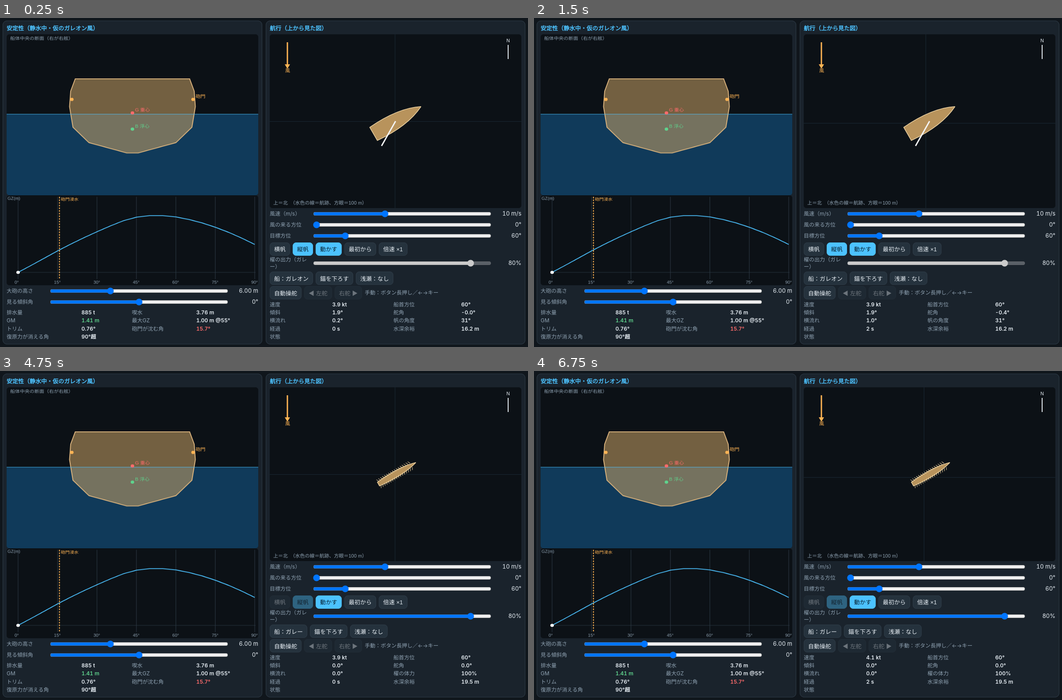
Above: before the commit, frames 1-4 (two rows, left to right).
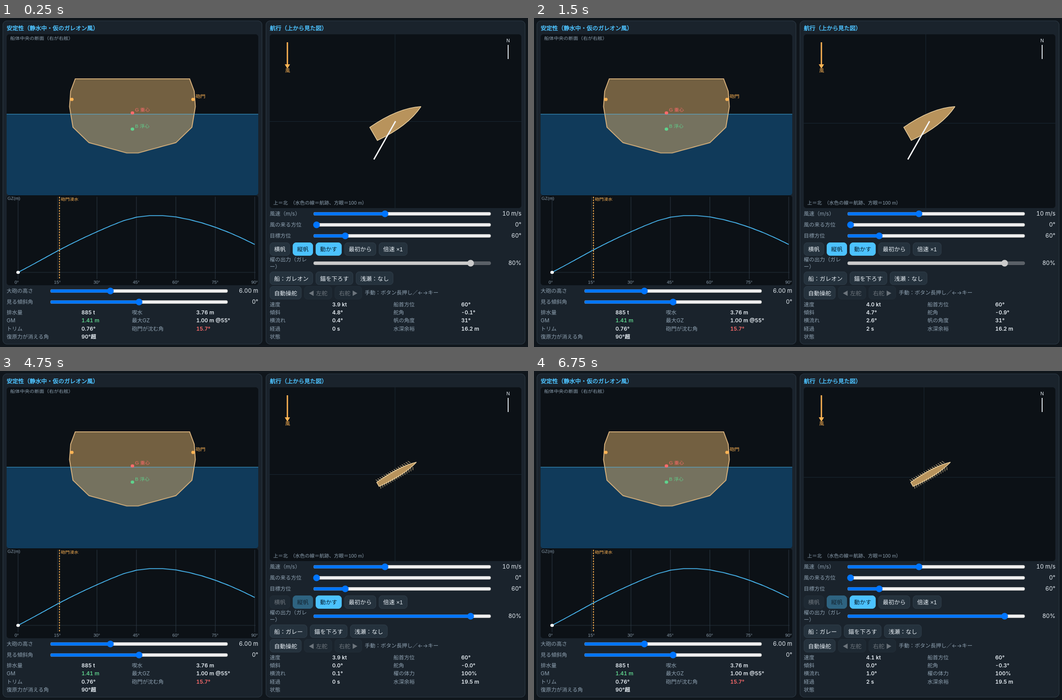
Above: after the commit, the same moments.

Repository: eitommkk1023-a11y/-history-simulation-game-restart
Game: browser game, page ship-viewer.html
The game is run twice, just before and just after one commit, with the same random seed, the same clock (stepped at 60 frames per second) and the same inputs.
Inputs:
- Up to frame 1 (0.25 s): no input
- Up to frame 2 (1.5 s): hold Right from 1.03 s (still down)
- Up to frame 3 (4.75 s): release Right at 1.53 s; hold Left 1.58-2.15 s; click "最初から" at 2.02 s; hold Right 2.2-2.87 s; hold Left 2.92-3.35 s; hold Right 3.4-3.9 s; hold Left 3.95-4.52 s; click "船：ガレオン" at 4.52 s; hold Right from 4.57 s (still down)
- Up to frame 4 (6.75 s): release Right at 5.23 s; hold Left 5.28-5.72 s; hold Right 5.77-6.27 s; hold Left from 6.32 s (still down)

The runs differ from the first frame. In frame 1, less than 0.1% of the frame differs, in the area x 62-90%, y 38-93%; in frame 2, less than 0.1%; in frame 3, 0.1%; in frame 4, 0.1%, in the area x 62-90%, y 27-93%.

Commit message:
Calibrate sailing and rowing performance against rough historical ranges
Co-Authored-By: Claude Sonnet 5.5 <noreply@anthropic.com>
Claude-Session: https://claude.ai/code/session_011WhVvyaFbTMQy7b9FjFXGU

Diff:
--- a/ship-viewer.html
+++ b/ship-viewer.html
@@ -439,8 +439,8 @@
 
 /** Sail presets: minTrimDeg = how close to the centreline the sail chord can be set (square sails are limited by shrouds/yard bracing); trim can go up to 90 deg (square to the wind). */
 const SAIL_TYPES = Object.freeze({
-  square: Object.freeze({ ...sail_defaults, cnMax: 1.4, minTrimDeg: 32 }),
-  foreAndAft: Object.freeze({ ...sail_defaults, cnMax: 1.6, cnSlope: 4.5, minTrimDeg: 8 }),
+  square: Object.freeze({ ...sail_defaults, cnMax: 1.3, cnSlope: 3, cd0: 0.2, minTrimDeg: 40 }),
+  foreAndAft: Object.freeze({ ...sail_defaults, cnMax: 1.5, cnSlope: 4, cd0: 0.1, minTrimDeg: 8 }),
 });
 
 /** Heel angle (deg, signed) at which the righting moment equals the heeling moment (N m). */
@@ -461,7 +461,7 @@
 }
 
 function createVessel({ ship, analysis, hullParams, sails = [], rudder, oars = [], waterDensity = WATER_DENSITY.seawater, airDensity = 1.225,
-  windageAreaM2 = 0, form = 0.2, keelLiftSlope = 2, crossFlowCd = 1.0, initial = {} } = {}) {
+  windageAreaM2 = 0, form = 0.2, roughnessCf = 0, waveK = 1, keelLiftSlope = 2, crossFlowCd = 1.0, initial = {} } = {}) {
   const an = analysis ?? analyzeHydrostatics(ship, { waterDensity });
   const hp = hullParams ?? deriveHullParams(ship, an);
   const m = hp.massKg, L = hp.waterlineLengthM, T = hp.draftM;
@@ -554,8 +554,8 @@
     // Hull: friction + form + wave-making along the flow direction, using total water speed.
     if (U > 1e-9) {
       const Re = Math.max(U * L / NU_SEA, 1e5), Cf = 0.075 / (Math.log10(Re) - 2) ** 2;
-      const Fr = U / Math.sqrt(G_ACC * L), Cw = Math.min(0.0005 + 0.003 * (Fr / 0.35) ** 4, 0.05);
-      const Rhull = q * U * U * hp.wettedAreaM2 * (Cf * (1 + form) + Cw);
+      const Fr = U / Math.sqrt(G_ACC * L), Cw = Math.min(0.0005 + waveK * 0.003 * (Fr / 0.35) ** 4, 0.05);
+      const Rhull = q * U * U * hp.wettedAreaM2 * ((Cf + roughnessCf) * (1 + form) + Cw);
       X -= Rhull * uw / U; Y -= Rhull * vw / U;
       out.hullResistanceN = Rhull;
     }
@@ -981,8 +981,8 @@
 function galleyMassItems() {
   return [
     { id: 'hull-structure', massKg: 14000, x: 18, y: 0, z: 1.0 },
-    { id: 'rowers', massKg: 8000, x: 18, y: 0, z: 1.4 },
-    { id: 'gear-stores', massKg: 4000, x: 18, y: 0, z: 0.8 },
+    { id: 'rowers', massKg: 13600, x: 18, y: 0, z: 1.4 }, // 170 rowers x 80 kg
+    { id: 'gear-stores', massKg: 6000, x: 18, y: 0, z: 0.8 },
   ];
 }
 
@@ -990,12 +990,15 @@
 const sampleDesigns = Object.freeze({
   galleon: Object.freeze({
     hull: galleonLikeHull(), massItems: galleonLikeMassItems(),
-    sails: [{ id: 'main', type: 'foreAndAft', areaM2: 500, x: 21, zCe: 12 }], rudder: { x: 0.5, areaM2: 6 },
+    sails: [{ id: 'main', type: 'foreAndAft', areaM2: 1200, x: 21, zCe: 13 }], rudder: { x: 0.5, areaM2: 6 },
     openings: [{ id: 'gunport', x: 20, y: 5.3, z: 5.2 }],
+    // Hull/rig tuning for the vessel model (EXPERIMENTAL, being calibrated against rough historical ranges).
+    tuning: { roughnessCf: 0.0015, form: 0.4, waveK: 40, keelLiftSlope: 0.5, windageAreaM2: 150 },
   }),
   galley: Object.freeze({
     hull: galleyHull(), massItems: galleyMassItems(), sails: [], rudder: { x: 0.5, areaM2: 1.5 },
-    oars: [{ id: 'P', side: 'port', rowers: 50, x: 18 }, { id: 'S', side: 'starboard', rowers: 50, x: 18 }],
+    oars: [{ id: 'P', side: 'port', rowers: 85, x: 18 }, { id: 'S', side: 'starboard', rowers: 85, x: 18 }],
+    tuning: { roughnessCf: 0.0005, form: 0.15, waveK: 1, keelLiftSlope: 0.5, windageAreaM2: 25 },
   }),
 });
 
@@ -1035,7 +1038,7 @@
     if (!analyses.has(designId)) analyses.set(designId, analyzeHydrostatics(ship));
     const analysis = analyses.get(designId);
     if (analysis.status !== 'ok') throw new RangeError(`design ${designId} does not float (${analysis.status})`);
-    return createVessel({ ship, analysis, sails: d.sails ?? [], rudder: d.rudder, oars: d.oars ?? [], windageAreaM2: d.windageAreaM2 ?? 0 });
+    return createVessel({ ship, analysis, sails: d.sails ?? [], rudder: d.rudder, oars: d.oars ?? [], windageAreaM2: d.windageAreaM2 ?? 0, ...(d.tuning ?? {}) });
   }
 
   function addShip({ designId, X = 0, Y = 0, headingDeg = 0, id, refs = {} } = {}) {
@@ -1325,9 +1328,9 @@
 const galleyShip = Ship.createShip({ id: 'galley', hull: Ship.galleyHull(), massItems: Ship.galleyMassItems() });
 const galleyAnalysis = Ship.analyzeHydrostatics(galleyShip);
 function resetVessel() {
-  if (kind === 'galley') vessel = Ship.createVessel({ ship: galleyShip, analysis: galleyAnalysis, rudder: { x: 0.5, areaM2: 1.5 },
-    oars: [{ id: 'P', side: 'port', rowers: 50, x: 18 }, { id: 'S', side: 'starboard', rowers: 50, x: 18 }] });
-  else vessel = Ship.createVessel({ ship, analysis, rudder: { x: 0.5, areaM2: 6 }, sails: [{ id: 's', type: sailType, areaM2: 500, x: 21, zCe: 12 }] });
+  if (kind === 'galley') vessel = Ship.createVessel({ ship: galleyShip, analysis: galleyAnalysis, rudder: { x: 0.5, areaM2: 1.5 }, windageAreaM2: Ship.sampleDesigns.galley.windageAreaM2, ...Ship.sampleDesigns.galley.tuning,
+    oars: Ship.sampleDesigns.galley.oars.map((o) => ({ ...o })) });
+  else vessel = Ship.createVessel({ ship, analysis, rudder: { x: 0.5, areaM2: 6 }, ...Ship.sampleDesigns.galleon.tuning, sails: [{ id: 's', type: sailType, areaM2: 1200, x: 21, zCe: 13 }] });
   vessel.state.psi = +$('hd').value * DEG; vessel.state.u = 2; trail = []; notes = [];
   $('bAnc').textContent = '錨を下ろす';
 }
--- a/src/ship/dynamics.mjs
+++ b/src/ship/dynamics.mjs
@@ -28,8 +28,8 @@
 
 /** Sail presets: minTrimDeg = how close to the centreline the sail chord can be set (square sails are limited by shrouds/yard bracing); trim can go up to 90 deg (square to the wind). */
 export const SAIL_TYPES = Object.freeze({
-  square: Object.freeze({ ...sail_defaults, cnMax: 1.4, minTrimDeg: 32 }),
-  foreAndAft: Object.freeze({ ...sail_defaults, cnMax: 1.6, cnSlope: 4.5, minTrimDeg: 8 }),
+  square: Object.freeze({ ...sail_defaults, cnMax: 1.3, cnSlope: 3, cd0: 0.2, minTrimDeg: 40 }),
+  foreAndAft: Object.freeze({ ...sail_defaults, cnMax: 1.5, cnSlope: 4, cd0: 0.1, minTrimDeg: 8 }),
 });
 
 /** Heel angle (deg, signed) at which the righting moment equals the heeling moment (N m). */
@@ -50,7 +50,7 @@
 }
 
 export function createVessel({ ship, analysis, hullParams, sails = [], rudder, oars = [], waterDensity = WATER_DENSITY.seawater, airDensity = 1.225,
-  windageAreaM2 = 0, form = 0.2, keelLiftSlope = 2, crossFlowCd = 1.0, initial = {} } = {}) {
+  windageAreaM2 = 0, form = 0.2, roughnessCf = 0, waveK = 1, keelLiftSlope = 2, crossFlowCd = 1.0, initial = {} } = {}) {
   const an = analysis ?? analyzeHydrostatics(ship, { waterDensity });
   const hp = hullParams ?? deriveHullParams(ship, an);
   const m = hp.massKg, L = hp.waterlineLengthM, T = hp.draftM;
@@ -143,8 +143,8 @@
     // Hull: friction + form + wave-making along the flow direction, using total water speed.
     if (U > 1e-9) {
       const Re = Math.max(U * L / NU_SEA, 1e5), Cf = 0.075 / (Math.log10(Re) - 2) ** 2;
-      const Fr = U / Math.sqrt(G_ACC * L), Cw = Math.min(0.0005 + 0.003 * (Fr / 0.35) ** 4, 0.05);
-      const Rhull = q * U * U * hp.wettedAreaM2 * (Cf * (1 + form) + Cw);
+      const Fr = U / Math.sqrt(G_ACC * L), Cw = Math.min(0.0005 + waveK * 0.003 * (Fr / 0.35) ** 4, 0.05);
+      const Rhull = q * U * U * hp.wettedAreaM2 * ((Cf + roughnessCf) * (1 + form) + Cw);
       X -= Rhull * uw / U; Y -= Rhull * vw / U;
       out.hullResistanceN = Rhull;
     }
--- a/src/ship/fleet.mjs
+++ b/src/ship/fleet.mjs
@@ -32,7 +32,7 @@
     if (!analyses.has(designId)) analyses.set(designId, analyzeHydrostatics(ship));
     const analysis = analyses.get(designId);
     if (analysis.status !== 'ok') throw new RangeError(`design ${designId} does not float (${analysis.status})`);
-    return createVessel({ ship, analysis, sails: d.sails ?? [], rudder: d.rudder, oars: d.oars ?? [], windageAreaM2: d.windageAreaM2 ?? 0 });
+    return createVessel({ ship, analysis, sails: d.sails ?? [], rudder: d.rudder, oars: d.oars ?? [], windageAreaM2: d.windageAreaM2 ?? 0, ...(d.tuning ?? {}) });
   }
 
   function addShip({ designId, X = 0, Y = 0, headingDeg = 0, id, refs = {} } = {}) {
--- a/src/ship/samples.mjs
+++ b/src/ship/samples.mjs
@@ -48,8 +48,8 @@
 export function galleyMassItems() {
   return [
     { id: 'hull-structure', massKg: 14000, x: 18, y: 0, z: 1.0 },
-    { id: 'rowers', massKg: 8000, x: 18, y: 0, z: 1.4 },
-    { id: 'gear-stores', massKg: 4000, x: 18, y: 0, z: 0.8 },
+    { id: 'rowers', massKg: 13600, x: 18, y: 0, z: 1.4 }, // 170 rowers x 80 kg
+    { id: 'gear-stores', massKg: 6000, x: 18, y: 0, z: 0.8 },
   ];
 }
 
@@ -57,11 +57,14 @@
 export const sampleDesigns = Object.freeze({
   galleon: Object.freeze({
     hull: galleonLikeHull(), massItems: galleonLikeMassItems(),
-    sails: [{ id: 'main', type: 'foreAndAft', areaM2: 500, x: 21, zCe: 12 }], rudder: { x: 0.5, areaM2: 6 },
+    sails: [{ id: 'main', type: 'foreAndAft', areaM2: 1200, x: 21, zCe: 13 }], rudder: { x: 0.5, areaM2: 6 },
     openings: [{ id: 'gunport', x: 20, y: 5.3, z: 5.2 }],
+    // Hull/rig tuning for the vessel model (EXPERIMENTAL, being calibrated against rough historical ranges).
+    tuning: { roughnessCf: 0.0015, form: 0.4, waveK: 40, keelLiftSlope: 0.5, windageAreaM2: 150 },
   }),
   galley: Object.freeze({
     hull: galleyHull(), massItems: galleyMassItems(), sails: [], rudder: { x: 0.5, areaM2: 1.5 },
-    oars: [{ id: 'P', side: 'port', rowers: 50, x: 18 }, { id: 'S', side: 'starboard', rowers: 50, x: 18 }],
+    oars: [{ id: 'P', side: 'port', rowers: 85, x: 18 }, { id: 'S', side: 'starboard', rowers: 85, x: 18 }],
+    tuning: { roughnessCf: 0.0005, form: 0.15, waveK: 1, keelLiftSlope: 0.5, windageAreaM2: 25 },
   }),
 });
--- /dev/null
+++ b/tests/ship-reference-performance.test.mjs
@@ -0,0 +1,43 @@
+import test from 'node:test';
+import assert from 'node:assert/strict';
+import { createShip, analyzeHydrostatics, createVessel } from '../src/ship/index.mjs';
+import { sampleDesigns } from '../src/ship/samples.mjs';
+import { measure } from '../tools/ship-calibration.mjs';
+
+// ROUGH reference ranges for a ~900 t galleon-like ship in a 10 m/s (about 19 kt) wind and a 170-oar galley.
+// They are the author's order-of-magnitude estimates from general knowledge of historical sailing and rowing
+// performance, NOT sourced measurements. Replace with documented figures when available.
+const table = measure({}, { headings: [40, 60, 80, 90, 130, 180], seconds: 300 });
+const by = (rows, h) => rows.find((r) => r.h === h);
+const inRange = (v, lo, hi, what) => assert.ok(v >= lo && v <= hi, `${what}: ${v.toFixed(2)} not in [${lo}, ${hi}]`);
+
+test('galleon, square rig: reaching and running speeds are those of a full-bodied sailing ship', () => {
+  for (const h of [80, 90, 130]) inRange(by(table.square, h).kt, 5.5, 8.5, `square reach ${h} deg`);
+  inRange(by(table.square, 180).kt, 4, 8, 'square running');
+});
+
+test('galleon, square rig: cannot make way to windward close to the wind; modest VMG when braced up', () => {
+  assert.ok(by(table.square, 40).vmg < 0, `VMG at 40 deg ${by(table.square, 40).vmg}`);
+  inRange(by(table.square, 60).vmg, 0.3, 1.8, 'square VMG at 60 deg');
+  inRange(by(table.square, 60).leeway, 4, 12, 'square leeway at 60 deg');
+});
+
+test('galleon, fore-and-aft rig: points higher than a square rig, with real leeway and some heel', () => {
+  const best = Math.max(...table.foreAndAft.filter((r) => r.h <= 60).map((r) => r.vmg));
+  inRange(best, 1.0, 3.0, 'fore-and-aft best VMG');
+  assert.ok(best > Math.max(...table.square.filter((r) => r.h <= 60).map((r) => r.vmg)), 'higher than square');
+  inRange(by(table.foreAndAft, 60).leeway, 4, 12, 'leeway at 60 deg');
+  inRange(by(table.foreAndAft, 80).heel, 2, 10, 'heel on a close reach');
+});
+
+test('galley (170 rowers): sustained and burst speeds, fatigue, and turning', () => {
+  const d = sampleDesigns.galley, ship = createShip({ id: 'g', hull: d.hull, massItems: d.massItems }), analysis = analyzeHydrostatics(ship);
+  const make = () => createVessel({ ship, analysis, rudder: d.rudder, oars: d.oars, windageAreaM2: d.windageAreaM2, ...d.tuning });
+  const v = make(); v.setAllOarEffort(0.7); v.run(120, 0.1, {}, { heading: 0 });
+  const early = v.snapshot().speedOverGround * 1.9438; inRange(early, 4.5, 7.5, 'speed after 2 min at 70% effort');
+  v.run(480, 0.1, {}, { heading: 0 });
+  const late = v.snapshot().speedOverGround * 1.9438; inRange(late, 4, 6.5, 'speed after 10 min'); assert.ok(late < early, 'fatigue');
+  const t = make(); t.setAllOarEffort(0.7); t.run(60, 0.1, {}, { heading: 0 }); t.setRudder(35); t.run(40, 0.1, {});
+  const s = t.snapshot(), radius = Math.hypot(s.u, s.v) / (s.yawRateDegS * Math.PI / 180);
+  inRange(radius, 0.8 * 36, 3 * 36, 'turning radius (m)');
+});
--- /dev/null
+++ b/tools/ship-calibration.mjs
@@ -0,0 +1,30 @@
+// Prints sailing/rowing performance tables for the sample ships so model parameters can be compared with
+// historical reference ranges. Usage: node tools/ship-calibration.mjs [json of createVessel overrides]
+import { createShip, analyzeHydrostatics, createVessel } from '../src/ship/index.mjs';
+import { sampleDesigns } from '../src/ship/samples.mjs';
+
+const KT = 1.9438;
+export function measure(overrides = {}, { wind = 10, headings = [30, 40, 50, 60, 70, 80, 90, 110, 130, 150, 180], seconds = 400 } = {}) {
+  const d = sampleDesigns.galleon, ship = createShip({ id: 'g', hull: d.hull, massItems: d.massItems });
+  const analysis = analyzeHydrostatics(ship), rows = {};
+  for (const type of ['square', 'foreAndAft']) {
+    rows[type] = headings.map((h) => {
+      const v = createVessel({ ship, analysis, rudder: d.rudder, sails: [{ ...d.sails[0], type }], ...d.tuning, ...overrides.vessel });
+      if (overrides.sail) for (const s of v.sails) Object.assign(s, overrides.sail);
+      v.state.psi = h * Math.PI / 180; v.state.u = 2;
+      const env = { wind: { x: 0, y: -wind } };
+      v.run(seconds, 0.1, env, { trim: true, heading: h });
+      const s = v.snapshot(), f = v.forces(env);
+      return { h, kt: s.speedOverGround * KT, vmg: s.velocity.y * KT, leeway: Math.abs(f.leewayDeg), heel: s.heelDeg };
+    });
+  }
+  return rows;
+}
+if (process.argv[1].endsWith('ship-calibration.mjs')) {
+  const ov = process.argv[2] ? JSON.parse(process.argv[2]) : {};
+  const r = measure(ov);
+  for (const [type, rows] of Object.entries(r)) {
+    console.log(type);
+    for (const x of rows) console.log(`  heading ${String(x.h).padStart(3)}  speed ${x.kt.toFixed(1)} kt  upwind VMG ${x.vmg.toFixed(1)} kt  leeway ${x.leeway.toFixed(1)}°  heel ${x.heel.toFixed(1)}°`);
+  }
+}
--- a/tools/ship-viewer.template.html
+++ b/tools/ship-viewer.template.html
@@ -107,9 +107,9 @@
 const galleyShip = Ship.createShip({ id: 'galley', hull: Ship.galleyHull(), massItems: Ship.galleyMassItems() });
 const galleyAnalysis = Ship.analyzeHydrostatics(galleyShip);
 function resetVessel() {
-  if (kind === 'galley') vessel = Ship.createVessel({ ship: galleyShip, analysis: galleyAnalysis, rudder: { x: 0.5, areaM2: 1.5 },
-    oars: [{ id: 'P', side: 'port', rowers: 50, x: 18 }, { id: 'S', side: 'starboard', rowers: 50, x: 18 }] });
-  else vessel = Ship.createVessel({ ship, analysis, rudder: { x: 0.5, areaM2: 6 }, sails: [{ id: 's', type: sailType, areaM2: 500, x: 21, zCe: 12 }] });
+  if (kind === 'galley') vessel = Ship.createVessel({ ship: galleyShip, analysis: galleyAnalysis, rudder: { x: 0.5, areaM2: 1.5 }, windageAreaM2: Ship.sampleDesigns.galley.windageAreaM2, ...Ship.sampleDesigns.galley.tuning,
+    oars: Ship.sampleDesigns.galley.oars.map((o) => ({ ...o })) });
+  else vessel = Ship.createVessel({ ship, analysis, rudder: { x: 0.5, areaM2: 6 }, ...Ship.sampleDesigns.galleon.tuning, sails: [{ id: 's', type: sailType, areaM2: 1200, x: 21, zCe: 13 }] });
   vessel.state.psi = +$('hd').value * DEG; vessel.state.u = 2; trail = []; notes = [];
   $('bAnc').textContent = '錨を下ろす';
 }
Not shown, changed: World-of-History-v30-ships.html
Not shown, changed: docs/ship-system.md
